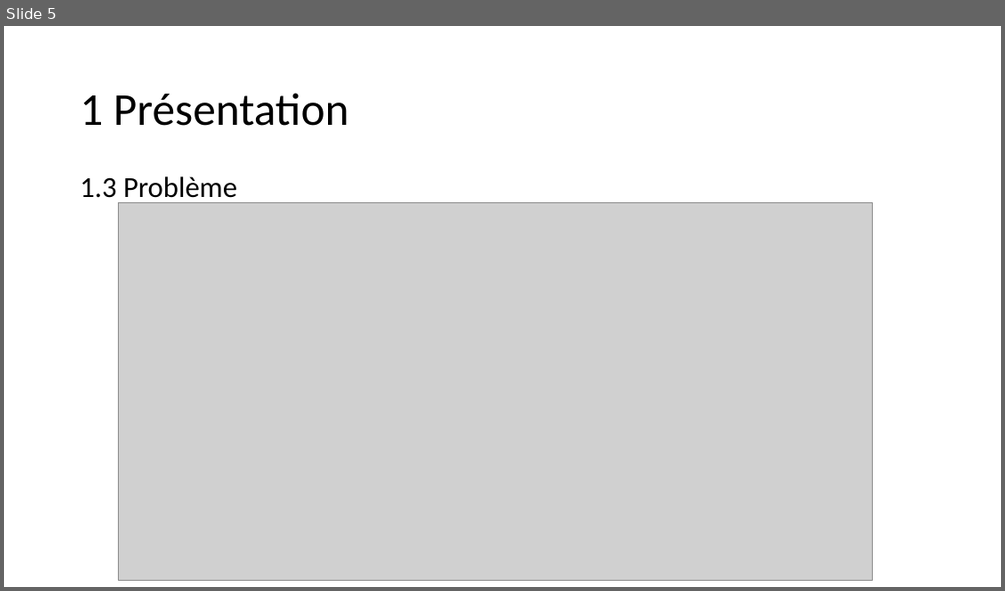
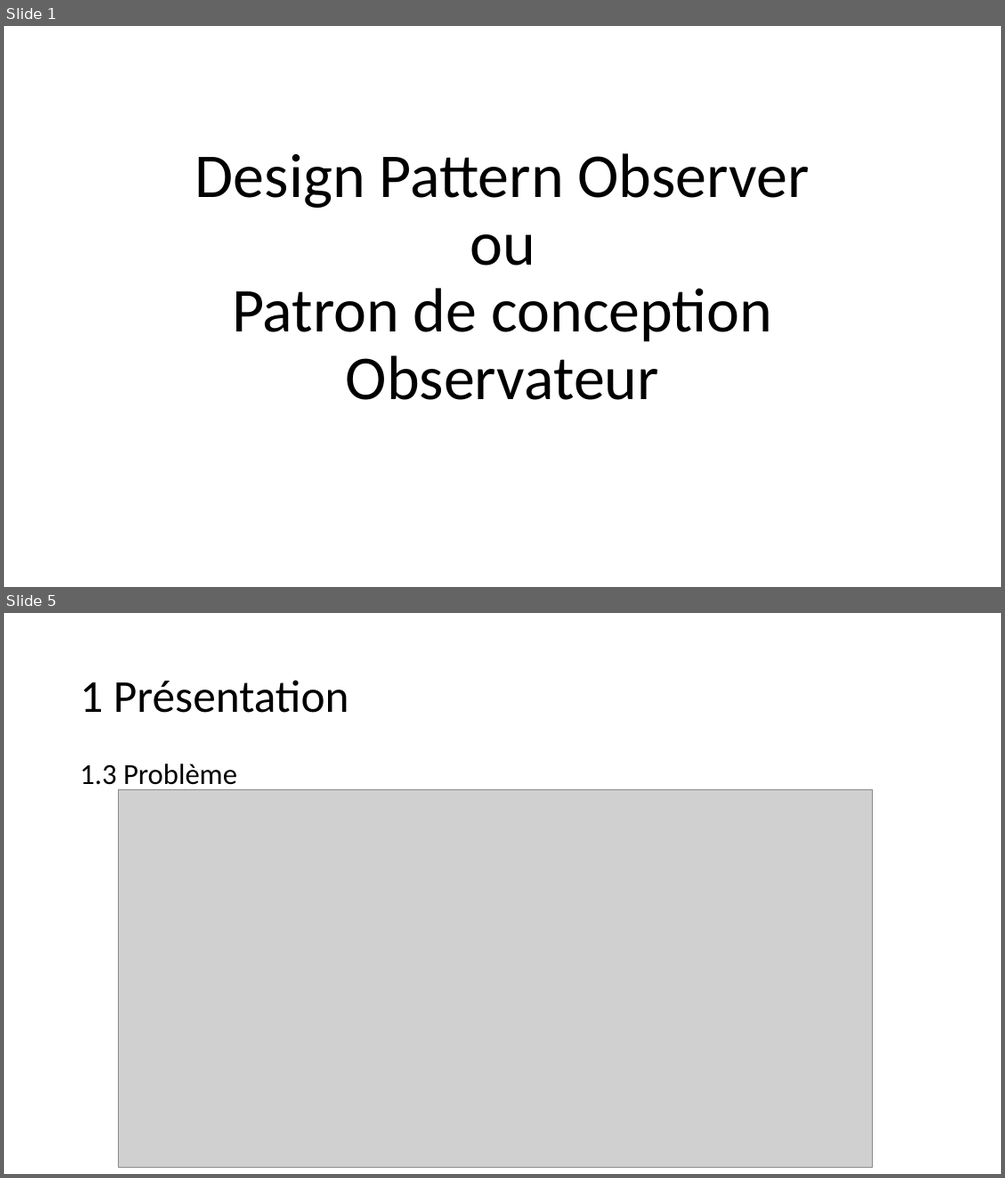
Before and after one commit to D-CRAVO/FORMATION-CDA-2210, a slide deck: 106_DesignPattern/Cours/Observateur/Observateur.pptx. Shown one above the other, each under a label of ours: slide 5 before the commit, slides 1 and 5 after it; the slides between them are not shown. The pictures are 1005x591 and 1005x1178 pixels, drawn with LibreOffice and Linux fonts; fonts in the diff are those of the drawing; grey boxes stand for pictures. Boxes give left, top, right and bottom in pixels: in the first picture for what was removed or moved away, otherwise in the second. Text is boxed around its words. In the diff, an @@ line names an element or a change of style, - is before the commit and + after.

```diff
--- a/106_DesignPattern/Cours/Observateur/Observateur.pptx
+++ b/106_DesignPattern/Cours/Observateur/Observateur.pptx
@@ slide 1 added at [4,26,1001,587], background #FFFFFF @@
@@ title added at [195,153,809,400], 60 pt, text #000000 @@
+Design Pattern Observer
+ou
+Patron de conception Observateur
```
Also in this commit, not shown: 5 slides changed, 17 other slides added, 3 slides removed, 32 other files.
